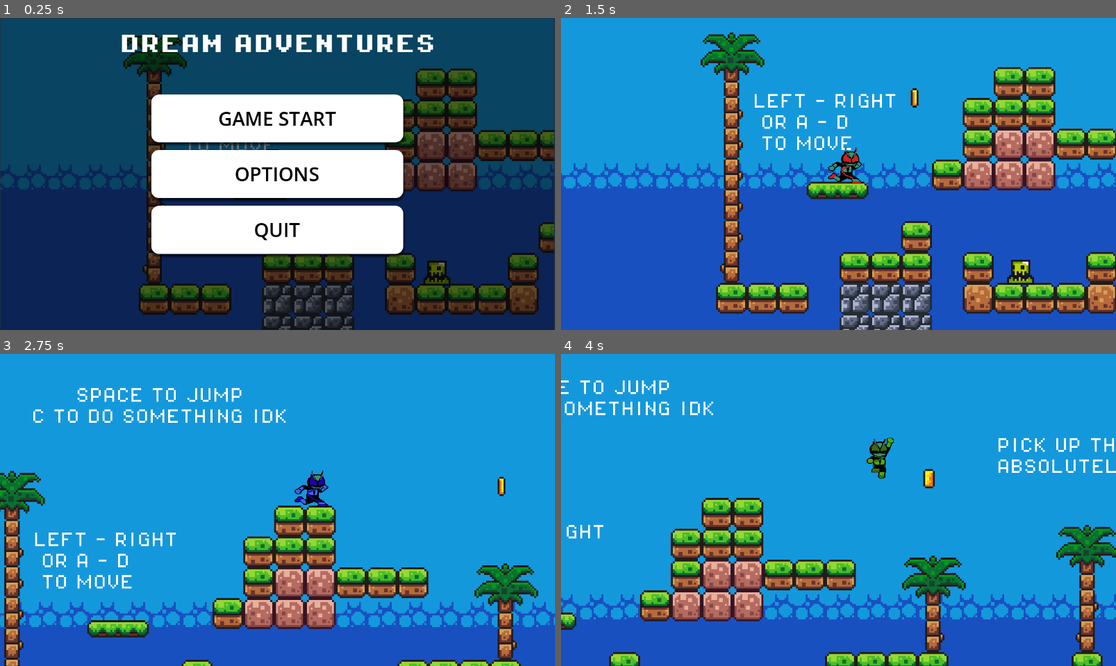
Above: before the commit, frames 1-4 (two rows, left to right).
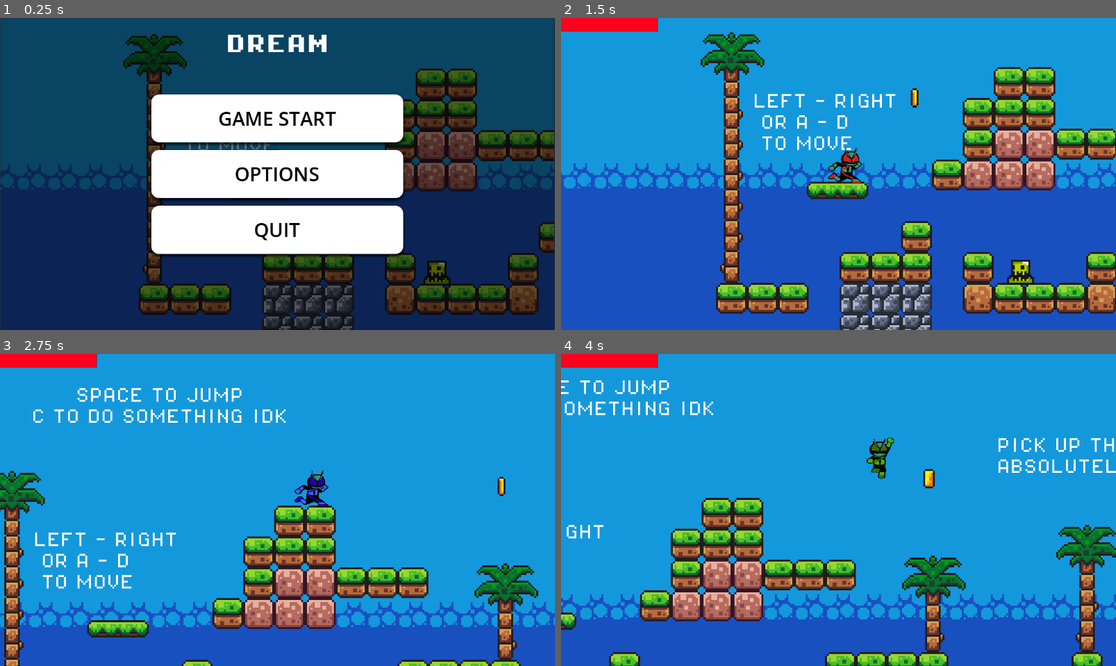
Above: after the commit, the same moments.

Repository: huynht67/Godot-platform-game-practice
Game: Godot game, scene res://scenes/main_menu.tscn
Same seed, same stepped clock (60 frames per second), same inputs: the game is played once before the commit and once after it. Sound files missing from this copy of the repository are replaced by a short silence.
Inputs:
- Up to frame 1 (0.25 s): no input
- Up to frame 2 (1.5 s): click "GAME START" at 0.5 s; hold Right (move_right) from 1.28 s (still down); hold C (attack) from 1.28 s (still down)
- Up to frame 3 (2.75 s): keep holding Right (move_right); tap Space (jump) at 1.52, 2.27 s; release C (attack) at 2.03 s; tap Q (form_change) at 2.1 s
- Up to frame 4 (4 s): release Right (move_right) at 2.78 s; hold Left (move_left) 2.78-3.53 s; hold C (attack) 2.78-3.53 s; hold Right (move_right) from 3.53 s (still down); tap Q (form_change) at 3.6 s; tap Space (jump) at 3.77 s

The runs differ from the first frame. In frame 1, 1.8% of the frame differs, in the area x 21-79%, y 5-11%; in frame 2, 0.8%; in frame 3, 0.8%; in frame 4, 0.8%.

Commit message:
Add health bar and fix death scripts

Diff:
--- a/scenes/game_new.tscn
+++ b/scenes/game_new.tscn
@@ -1,8 +1,9 @@
-[gd_scene load_steps=17 format=3 uid="uid://dpacx3tpoog0j"]
+[gd_scene load_steps=18 format=3 uid="uid://dpacx3tpoog0j"]
 
 [ext_resource type="Script" uid="uid://d1beq52whxn1v" path="res://scripts/game_manager.gd" id="1_5fyf6"]
 [ext_resource type="FontFile" uid="uid://dj0giqk7mfwmq" path="res://assets/fonts/PixelOperator8-Bold.ttf" id="2_0pqrj"]
 [ext_resource type="PackedScene" uid="uid://do3j8kote024j" path="res://scenes/player2.tscn" id="3_knk8k"]
+[ext_resource type="PackedScene" uid="uid://d3n2lwr8jw8mi" path="res://scenes/healthbar.tscn" id="4_0pqrj"]
 [ext_resource type="Texture2D" uid="uid://ckwm7iqr41hap" path="res://assets/sprites/world_tileset.png" id="4_8pm3n"]
 [ext_resource type="PackedScene" uid="uid://dhq0pa6na6p7k" path="res://scenes/killzone.tscn" id="5_2eq56"]
 [ext_resource type="PackedScene" uid="uid://cpsebg2lxc8ax" path="res://scenes/coin.tscn" id="6_yom5i"]
@@ -256,7 +257,8 @@
 [node name="Killzone" parent="." instance=ExtResource("5_2eq56")]
 position = Vector2(-90, 150)
 
-[node name="CollisionShape2D" type="CollisionShape2D" parent="Killzone"]
+[node name="CollisionShape2D2" type="CollisionShape2D" parent="Killzone"]
+position = Vector2(-28, 0)
 shape = SubResource("WorldBoundaryShape2D_p57ef")
 
 [node name="Coins" type="Node" parent="."]
@@ -485,4 +487,18 @@
 text = "And it hurts,
 doesn't it?"
 
+[node name="HUD" type="CanvasLayer" parent="."]
+
+[node name="UI" type="Control" parent="HUD"]
+layout_mode = 3
+anchors_preset = 15
+anchor_right = 1.0
+anchor_bottom = 1.0
+grow_horizontal = 2
+grow_vertical = 2
+
+[node name="Healthbar" parent="HUD/UI" instance=ExtResource("4_0pqrj")]
+layout_mode = 0
+offset_bottom = 27.0
+
 [node name="Pause" parent="." instance=ExtResource("10_5fyf6")]
--- /dev/null
+++ b/scenes/healthbar.gd
@@ -0,0 +1,29 @@
+extends ProgressBar
+
+
+@onready var timer: Timer = $Timer
+@onready var damage_bar: ProgressBar = $DamageBar
+
+var health = 0 : set = _set_health
+
+func _set_health(new_health):
+	var prev_health = health
+	health = clamp(new_health, 0, max_value)
+	value = health
+
+	if health < prev_health:
+		timer.start()
+	else:
+		damage_bar.value = health
+
+func init_health(_health):
+	health = _health
+	max_value = health
+	value = health
+	damage_bar.max_value = health
+	damage_bar.value = health
+
+
+
+func _on_timer_timeout() -> void:
+	damage_bar.value = health
--- /dev/null
+++ b/scenes/healthbar.tscn
@@ -0,0 +1,49 @@
+[gd_scene load_steps=6 format=3 uid="uid://d3n2lwr8jw8mi"]
+
+[ext_resource type="Script" uid="uid://bnuwoop7khjp0" path="res://scenes/healthbar.gd" id="1_8wl12"]
+
+[sub_resource type="StyleBoxEmpty" id="StyleBoxEmpty_vjxg4"]
+
+[sub_resource type="StyleBoxFlat" id="StyleBoxFlat_ulkio"]
+bg_color = Color(1, 0, 0.11764706, 1)
+
+[sub_resource type="StyleBoxFlat" id="StyleBoxFlat_y8nn8"]
+bg_color = Color(0.13980298, 0.13980298, 0.13980298, 1)
+expand_margin_left = 1.0
+expand_margin_top = 1.0
+expand_margin_right = 1.0
+expand_margin_bottom = 1.0
+shadow_color = Color(0, 0, 0, 0.27450982)
+shadow_offset = Vector2(0, 1)
+
+[sub_resource type="StyleBoxFlat" id="StyleBoxFlat_25yk6"]
+bg_color = Color(0.9835575, 0.9520406, 0.96941584, 1)
+
+[node name="Healthbar" type="ProgressBar"]
+z_index = 1
+offset_right = 200.0
+offset_bottom = 4.0
+theme_override_styles/background = SubResource("StyleBoxEmpty_vjxg4")
+theme_override_styles/fill = SubResource("StyleBoxFlat_ulkio")
+value = 70.0
+show_percentage = false
+script = ExtResource("1_8wl12")
+
+[node name="DamageBar" type="ProgressBar" parent="."]
+z_index = -1
+layout_mode = 1
+anchors_preset = 15
+anchor_right = 1.0
+anchor_bottom = 1.0
+grow_horizontal = 2
+grow_vertical = 2
+theme_override_styles/background = SubResource("StyleBoxFlat_y8nn8")
+theme_override_styles/fill = SubResource("StyleBoxFlat_25yk6")
+value = 80.0
+show_percentage = false
+
+[node name="Timer" type="Timer" parent="."]
+wait_time = 0.4
+one_shot = true
+
+[connection signal="timeout" from="Timer" to="." method="_on_timer_timeout"]
--- a/scenes/main_menu.tscn
+++ b/scenes/main_menu.tscn
@@ -127,7 +127,7 @@
 grow_vertical = 2
 theme_override_fonts/font = ExtResource("2_bqqt6")
 theme_override_font_sizes/font_size = 42
-text = "DREAM ADVENTURES"
+text = "DREAM"
 horizontal_alignment = 1
 vertical_alignment = 1
 
--- a/scenes/slime.gd
+++ b/scenes/slime.gd
@@ -45,7 +45,8 @@
 
 func _on_killzone_body_entered(body: Node2D) -> void:
 	if body.is_in_group("player"):
-		body.die()
+		print("SLIME HIT PLAYER")
+		body.take_damage(1)
 func _physics_process(delta: float) -> void:
 	if not is_on_floor():
 		velocity.y += gravity * delta
--- a/scenes/slime.tscn
+++ b/scenes/slime.tscn
@@ -114,8 +114,9 @@
 shape = SubResource("RectangleShape2D_pjw23")
 
 [node name="Killzone" parent="." instance=ExtResource("2_n6pvg")]
+script = null
 
-[node name="CollisionShape2D" type="CollisionShape2D" parent="Killzone"]
+[node name="CollisionShape2D2" type="CollisionShape2D" parent="Killzone"]
 position = Vector2(0, 6)
 shape = SubResource("RectangleShape2D_0l8pv")
 
--- a/scripts/killzone.gd
+++ b/scripts/killzone.gd
@@ -2,12 +2,21 @@
 
 @onready var timer: Timer = $Timer
 
-func _on_body_entered(body: Node2D):
+#func _on_body_entered(body: Node2D):
+	#print("WASTED!")
+	#Engine.time_scale = 0.5
+	#body.get_node("CollisionShape2D").queue_free()
+	#timer.start()
+func _on_body_entered(body: Node2D) -> void:
+	if not body.is_in_group("player"):
+		return
+
 	print("WASTED!")
 	Engine.time_scale = 0.5
 	body.get_node("CollisionShape2D").queue_free()
 	timer.start()
 
-func _on_timer_timeout():
+
+func _on_timer_timeout() -> void:
 	Engine.time_scale = 1.0
 	get_tree().reload_current_scene()
--- a/scripts/player.gd
+++ b/scripts/player.gd
@@ -4,7 +4,14 @@
 const JUMP_VELOCITY = -300.0
 var gravity = ProjectSettings.get_setting("physics/2d/default_gravity")
 var is_attacking: bool = false
-var health: int = 3
+
+var max_hp := 7
+var hp := 7
+var can_take_damage := true
+@export var damage_cooldown := 0.6
+
+var is_dead := false
+
 var is_blue_form: bool = false
 var bullet_scene = preload("uid://dtclgpudk4ih3")
 
@@ -37,6 +44,7 @@
 @onready var form_sfx: AudioStreamPlayer2D = $FormChangeSfx
 
 @onready var death_sfx: AudioStreamPlayer2D = $DeathSfx
+@onready var healthbar: ProgressBar = $"../HUD/UI/Healthbar"
 
 
 
@@ -55,10 +63,16 @@
 
 
 func _ready() -> void:
+
+
 	animated_sprite.animation_finished.connect(_on_animation_finished)
 	hitbox.monitoring = false
 	hitbox.monitorable = false
 	hitbox_shape.disabled = true
+
+
+	healthbar.call_deferred("init_health", max_hp)
+
 	add_to_group("player")
 
 	rect_long = RectangleShape2D.new()
@@ -172,6 +186,10 @@
 
 func _physics_process(delta: float) -> void:
 # Add the gravity.
+	if is_dead:
+		velocity += get_gravity() * delta
+		move_and_slide()
+		return
 	if not is_on_floor():
 		velocity += get_gravity() * delta
 	if is_attacking:
@@ -234,16 +252,66 @@
 	if area.is_in_group("enemy_hurtbox"):
 		var knockback_dir = (area.global_position - global_position).normalized()
 		area.get_parent().take_damage(1, knockback_dir)
+#func take_damage(amount: int = 1) -> void:
+	#health -=amount
+	#print("Player HP: ", health)
+	#animated_sprite.modulate = Color.RED
+	#await get_tree().create_timer(0.2).timeout
+	#animated_sprite.modulate = Color.WHITE
+	#if health <= 0:
+		#die()
+
+#func take_damage(amount: int) -> void:
+	#hp = max(hp - amount, 0)
+	#healthbar.health = hp
+
+	#if hp <= 0:
+		#die()
+
 func take_damage(amount: int = 1) -> void:
-	health -=amount
-	print("Player HP: ", health)
+	if not can_take_damage:
+		return
+
+	can_take_damage = false
+	hp -= amount
+	print("Player HP: ", hp)
+
+	healthbar.health = hp
+
 	animated_sprite.modulate = Color.RED
 	await get_tree().create_timer(0.2).timeout
 	animated_sprite.modulate = Color.WHITE
-	if health <= 0:
+
+	if hp <= 0:
 		die()
+		return
+
+	await get_tree().create_timer(damage_cooldown).timeout
+	can_take_damage = true
+
+#func die() -> void:
+	#death_sfx.stop()
+	#death_sfx.play()
+	#animated_sprite.play("die")
+	#set_physics_process(false)
 func die() -> void:
+	if is_dead:
+		return
+
+	is_dead = true
+	can_take_damage = false
+
 	death_sfx.stop()
 	death_sfx.play()
 	animated_sprite.play("die")
-	set_physics_process(false)
+	animated_sprite.modulate = Color.WHITE
+
+	hitbox.monitoring = false
+	hitbox.monitorable = false
+	hitbox_shape.disabled = true
+
+	$CollisionShape2D.set_deferred("disabled", true)
+	velocity = Vector2.ZERO
+
+	await get_tree().create_timer(0.8).timeout
+	get_tree().reload_current_scene()
Binary file added: assets/sprites/z/Sprite-hp1.ase
Not shown, added: scenes/healthbar.gd.uid
